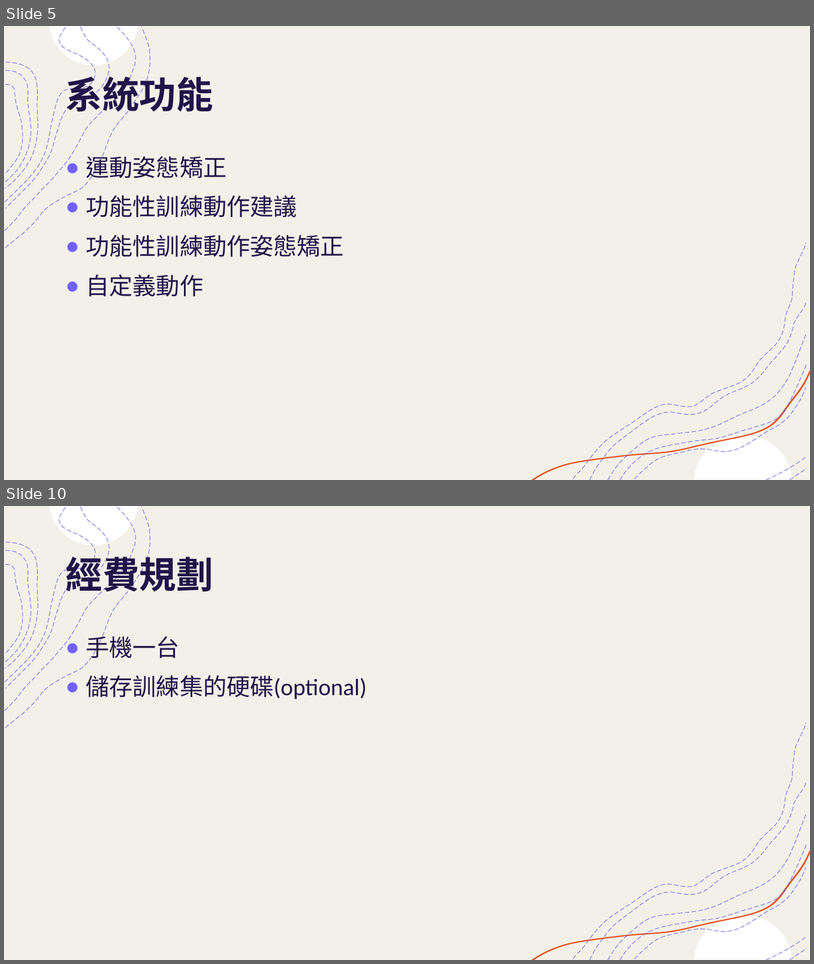
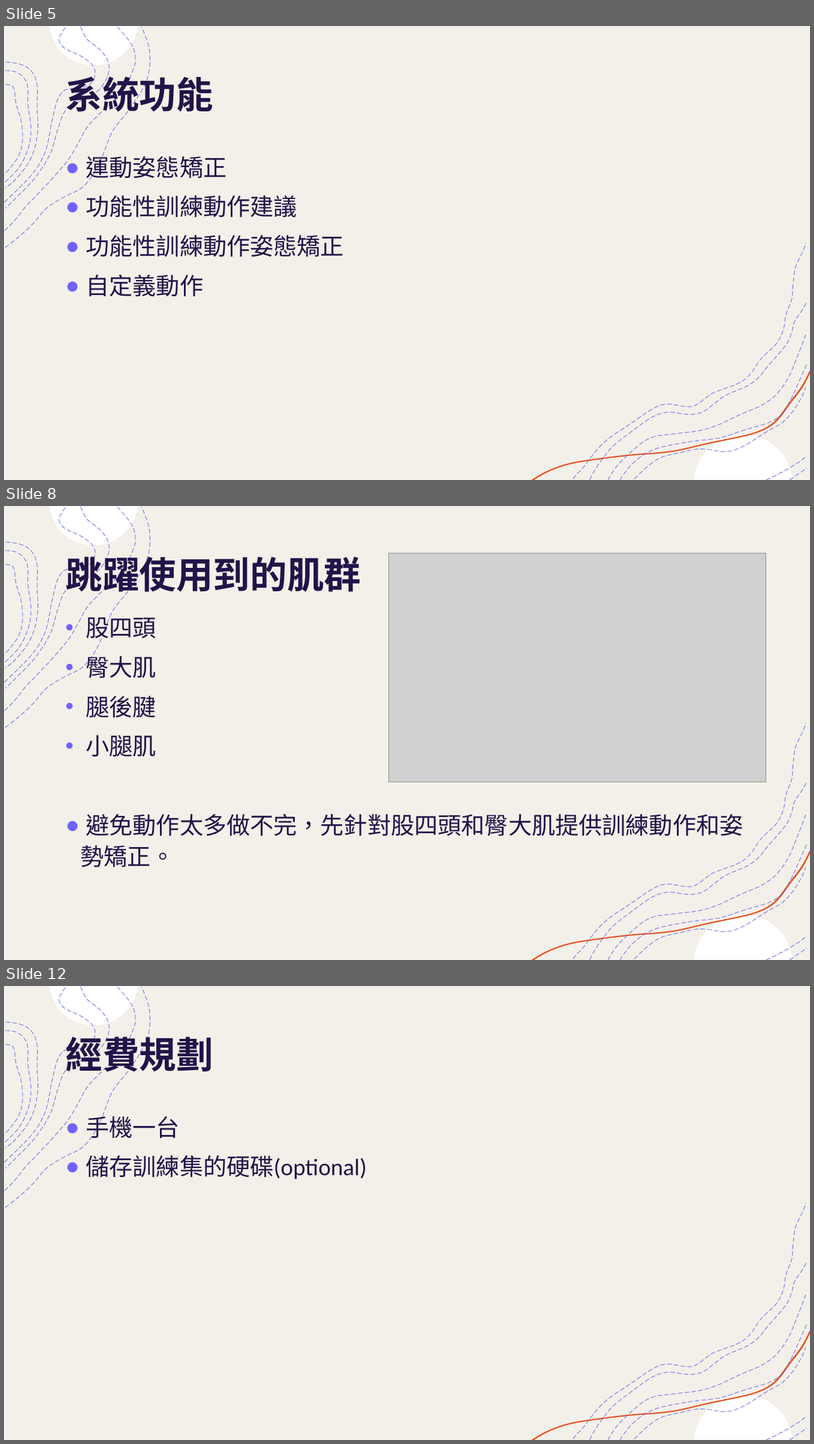
Before and after one commit to mizulun/seatpose-system, a slide deck: 提升運動表現輔助系統.pptx. Shown one above the other, each under a label of ours: slides 5 and 10 before the commit, slides 5, 8 and 12 after it; the slides between them are not shown. The pictures are 814x964 and 814x1444 pixels, drawn with LibreOffice and Linux fonts; fonts in the diff are those of the drawing; grey boxes stand for pictures. Boxes give left, top, right and bottom in pixels: in the first picture for what was removed or moved away, otherwise in the second. Text is boxed around its words. In the diff, an @@ line names an element or a change of style, - is before the commit and + after.

Commit message:
新增六項建議訓練動作

```diff
--- a/提升運動表現輔助系統.pptx
+++ b/提升運動表現輔助系統.pptx
@@ slide 8 added at (x1=4, y1=506, x2=810, y2=960), background #FFFFFF; not listed: 18 template elements that a slide beside it also shows @@
@@ title added at (x1=65, y1=550, x2=361, y2=598), 44 pt, text #201449, bold @@
+跳躍使用到的肌群
@@ picture added at (x1=389, y1=553, x2=767, y2=782) @@
@@ text added at (x1=81, y1=613, x2=743, y2=867), 28 pt, text #201449 @@
+• 股四頭
+• 臀大肌
+• 腿後腱
+• 小腿肌
+● 避免動作太多做不完，先針對股四頭和臀大肌提供訓練動作和姿勢矯正。
@@ what was slide 10 is now slide 12 @@
```
Also in this commit, not shown: 6 slides changed, 1 other slide added.
